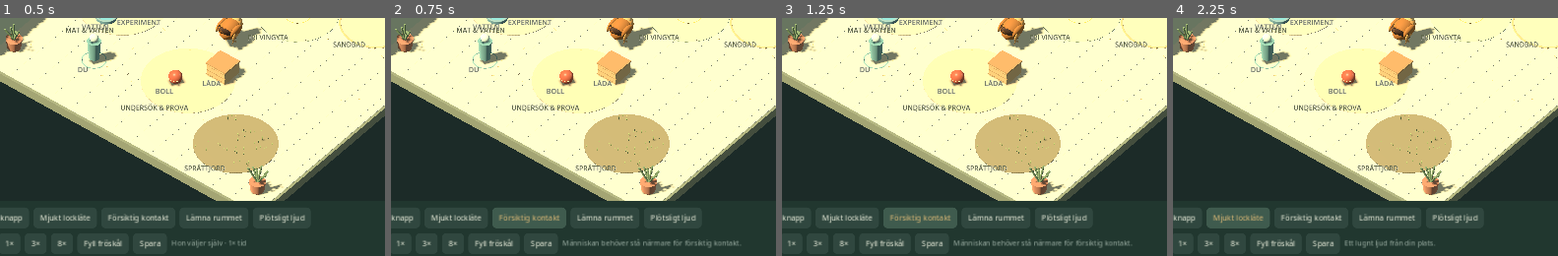
Above: before the commit, frames 1-4 (left to right).
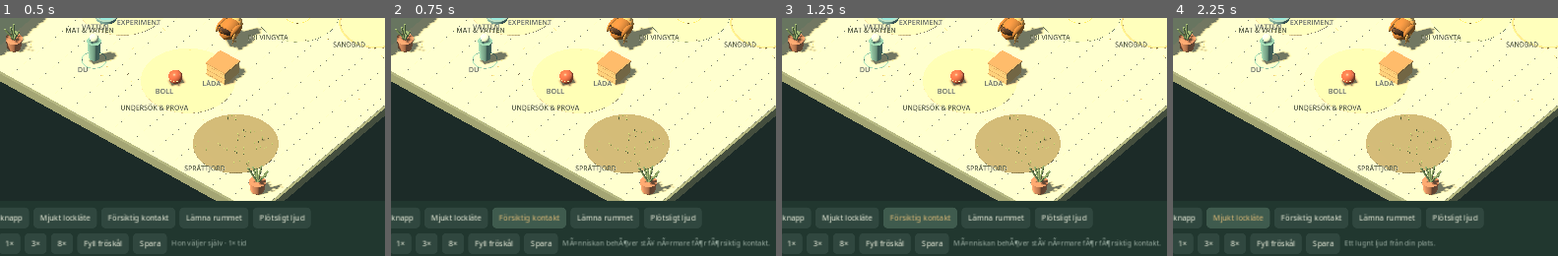
Above: after the commit, the same moments.

Repository: jonathanschonstrom/AlmaTheHen
Game: Godot game, scene res://main.tscn
The game is run twice, just before and just after one commit, with the same random seed, the same clock (stepped at 60 frames per second) and the same inputs.
Inputs:
- Up to frame 1 (0.5 s): no input
- Up to frame 2 (0.75 s): click "Försiktig kontakt" at 0.5 s
- Up to frame 3 (1.25 s): no input
- Up to frame 4 (2.25 s): click "Tryck gul knapp" at 1.25 s; click "Mjukt lockläte" at 2 s
The pictures show only the part of the screen within x 7-57%, y 46-95%; the shares and areas given below are measured in that part.

Frame 1 is identical in both runs. In frame 2, 0.5% of the frame differs, in the area x 46-98%, y 92-97%; in frame 3, 0.5%; in frame 4, less than 0.1%.

Commit message:
Preserve hen_share across individual restore

Diff:
--- a/scripts/cognition/agent.gd
+++ b/scripts/cognition/agent.gd
@@ -28,7 +28,7 @@
 var action_duration = 0.0
 var target_position = Vector3.ZERO
 var last_actions = {}
-var thought = "Vad finns här?"
+var thought = "Vad finns hÃ¤r?"
 var sense_clock = 0.0
 var last_sound_sequence = 0
 var velocity_y = 0.0
@@ -124,8 +124,8 @@
 			var effects = body.drive_effects(before)
 			relationship.trust = maxf(0, relationship.trust - 0.06)
 			relationship.negative += 1
-			memory.add_episode({"time": age, "target": event.source, "action": "heard", "outcome": "Ett plötsligt ljud gjorde mig rädd.", "reward": -0.5, "position": vec(position), "effects": effects, "outcomes": {"threat": event.intensity}})
-			thought = "Oj. Bort från ljudet."
+			memory.add_episode({"time": age, "target": event.source, "action": "heard", "outcome": "Ett plÃ¶tsligt ljud gjorde mig rÃ¤dd.", "reward": -0.5, "position": vec(position), "effects": effects, "outcomes": {"threat": event.intensity}})
+			thought = "Oj. Bort frÃ¥n ljudet."
 		elif event.source == "o8" and position.distance_to(event.position) < 2.5:
 			body.apply_outcome({"social_contact": 0.05, "calming": 0.03})
 			relationship.trust = minf(1, relationship.trust + 0.012)
@@ -134,13 +134,13 @@
 func select_action() -> void:
 	if neural_control_enabled:
 		if not neural_selection_ready or neural_selected_family.is_empty():
-			thought = "Väntar på NeuralBrain."
+			thought = "VÃ¤ntar pÃ¥ NeuralBrain."
 			return
 		var family = neural_selected_family
 		neural_selection_ready = false
 		current = neural_actuator.resolve(self, family)
 		if current.is_empty():
-			thought = "NeuralBrain valde %s men inget aktuellt mål kunde utföras." % family
+			thought = "NeuralBrain valde %s men inget aktuellt mÃ¥l kunde utfÃ¶ras." % family
 			return
 		current["neural_request_id"] = neural_request_id
 		neural_last_actuation = {
@@ -196,7 +196,7 @@
 		begin_act()
 		return
 	if phase_time > 18.0 + personality.persistence * 10.0:
-		finish({"outcomes": {}, "success": false, "outcome": "Vägen fram fungerade inte. Jag provar något annat.", "donor": ""})
+		finish({"outcomes": {}, "success": false, "outcome": "VÃ¤gen fram fungerade inte. Jag provar nÃ¥got annat.", "donor": ""})
 		return
 	heading = heading.lerp(delta.normalized(), minf(1, dt * 6)).normalized()
 	var speed = 1.6 if current.action == "flee" else 0.73
@@ -219,10 +219,10 @@
 		velocity_y = 1.4 if ascent_powered else 2.8
 		trial_height = 0
 		trial_start = position
-		thought = "Provar att nå träytan och landa."
+		thought = "Provar att nÃ¥ trÃ¤ytan och landa."
 		return
 	if current.action == "wings" and not world.practice_clear(position):
-		finish({"outcomes": {}, "success": false, "outcome": "För trångt här. Jag behöver fri mark för vingförsöket.", "donor": ""})
+		finish({"outcomes": {}, "success": false, "outcome": "FÃ¶r trÃ¥ngt hÃ¤r. Jag behÃ¶ver fri mark fÃ¶r vingfÃ¶rsÃ¶ket.", "donor": ""})
 		return
 	if current.action in ["hop", "wings"]:
 		velocity_y = 1.4 if current.action == "wings" else 2.0
@@ -255,11 +255,11 @@
 		velocity_y = 0
 		phase = "act"
 		phase_time = 0
-		thought = "Fötterna fick fäste. Här kan jag sitta och se mig om."
+		thought = "FÃ¶tterna fick fÃ¤ste. HÃ¤r kan jag sitta och se mig om."
 		return
 	if position.y <= 0 and phase_time > 0.15:
 		last_perch_attempts[current.target] = float(learning.flight.best_height)
-		finish({"outcomes": {"physical_effort": 0.035, "sensory_stimulation": 0.02}, "success": false, "outcome": "Försöket nådde %.0f cm. Pinnen var för hög att landa på." % (trial_height * 100), "donor": ""})
+		finish({"outcomes": {"physical_effort": 0.035, "sensory_stimulation": 0.02}, "success": false, "outcome": "FÃ¶rsÃ¶ket nÃ¥dde %.0f cm. Pinnen var fÃ¶r hÃ¶g att landa pÃ¥." % (trial_height * 100), "donor": ""})
 
 func descend(dt: float) -> void:
 	var direction = Vector3(target_position.x - position.x, 0, target_position.z - position.z)
@@ -300,14 +300,14 @@
 	if current.action == "wings":
 		position.y = 0
 		learning.learn_flight(trial_height, trial_airtime, position.distance_to(trial_start))
-		outcome = {"outcomes": {"sensory_stimulation": 0.18, "phys …(112 unchanged characters)… : trial_height > 0.25, "outcome": "Vingförsök: %.0f cm höjd, %.2f s i luften." % [trial_height * 100, trial_airtime], "donor": ""}
+		outcome = {"outcomes": {"sensory_stimulation": 0.18, "phys …(112 unchanged characters)… : trial_height > 0.25, "outcome": "VingfÃ¶rsÃ¶k: %.0f cm hÃ¶jd, %.2f s i luften." % [trial_height * 100, trial_airtime], "donor": ""}
 	else:
 		# Verify contact again before an effect. No remote eating, drinking or manipulation.
 		if world.objects.has(current.target):
 			var obj = world.objects[current.target]
 			var separation = Vector2(obj.position.x, obj.position.z).distance_to(Vector2(position.x, position.z))
 			if not obj.active or separation > 1.0 or (current.action in ["eat", "drink"] and absf(position.y - obj.position.y) > 0.25):
-				finish({"outcomes": {}, "success": false, "outcome": "Föremålet var inte längre inom räckhåll.", "donor": ""})
+				finish({"outcomes": {}, "success": false, "outcome": "FÃ¶remÃ¥let var inte lÃ¤ngre inom rÃ¤ckhÃ¥ll.", "donor": ""})
 				return
 		if not current.get("context", "").is_empty():
 			# Observe the lamp at contact, before pressing it can change the signal.
@@ -373,9 +373,9 @@
 
 func touch() -> String:
 	if not world.objects.o8.active or position.distance_to(world.objects.o8.position) > 1.7:
-		return "Människan behöver stå närmare för försiktig kontakt."
+		return "MÃ¤nniskan behÃ¶ver stÃ¥ nÃ¤rmare fÃ¶r fÃ¶rsiktig kontakt."
 	var accepted = relationship.trust > 0.3
-	var text = "Lugn beröring. Den bekanta handen känns trygg." if accepted else "En obekant hand. Jag vill ha lite avstånd."
+	var text = "Lugn berÃ¶ring. Den bekanta handen kÃ¤nns trygg." if accepted else "En obekant hand. Jag vill ha lite avstÃ¥nd."
 	if accepted:
 		body.apply_outcome({"social_contact": 0.16, "calming": 0.05})
 	else:
@@ -410,14 +410,14 @@
 		current.clear()
 		phase = "idle"
 		phase_time = 0.0
-		thought = "NeuralBrain avbröt pågående handling för FLEE."
+		thought = "NeuralBrain avbrÃ¶t pÃ¥gÃ¥ende handling fÃ¶r FLEE."
 
 func neural_bridge_unavailable(message: String = "") -> void:
 	if not neural_control_enabled:
 		return
 	neural_selection_ready = false
 	if current.is_empty():
-		thought = "NeuralBrain är inte tillgänglig." if message.is_empty() else message
+		thought = "NeuralBrain Ã¤r inte tillgÃ¤nglig." if message.is_empty() else message
 
 func utility_shadow_family() -> String:
 	# Utility remains a diagnostic comparator in neural-control mode. Preserve
@@ -498,6 +498,7 @@
 func restore(data: Dictionary) -> void:
 	individual_id = data.get("individual_id", individual_id)
 	bird_name = data.get("name", "Alma")
+	hen_share = float(data.get("hen_share", hen_share))
 	age = float(data.get("age", 0))
 	position = unvec(data.get("position", [0, 0, 0]))
 	support_id = data.get("support_id", "")
@@ -517,7 +518,7 @@
 	rng.seed = int(data.get("rng_seed", "42"))
 	rng.state = int(data.get("rng_state", str(rng.state)))
 	current.clear()
-	thought = "Jag känner igen rummet."
+	thought = "Jag kÃ¤nner igen rummet."
 
 static func vec(v: Vector3) -> Array:
 	return [v.x, v.y, v.z]
--- a/tests/test_persistence_migration.gd
+++ b/tests/test_persistence_migration.gd
@@ -288,7 +288,7 @@
 	var world = _WorldScript.new()
 	var agent = _AgentScript.new(world, 606)
 	agent.learning.models = {"o3:push": {"count": 4, "effects": {"object_motion": 0.42}, "success": 0.75, "outcome": "rullade", "reward": 0.3, "error": 0.1}}
-	agent.learning.contexts = {"o5:peck@lamp_lit": {"count": 2, "effects": {"food_access": 0.6}, "success": 1.0, "outcome": "luckan Ã¶ppnades", "reward": 0.8, "error": 0.2}}
+	agent.learning.contexts = {"o5:peck@lamp_lit": {"count": 2, "effects": {"food_access": 0.6}, "success": 1.0, "outcome": "luckan ÃƒÂ¶ppnades", "reward": 0.8, "error": 0.2}}
 	agent.learning.skills = {"push": {"attempts": 5, "successes": 3}}
 	agent.learning.flight.timing = 0.61
 	agent.learning.flight.best_timing = 0.57
@@ -391,6 +391,7 @@
 	var source_agent = _AgentScript.new(source_world, 1201)
 	source_agent.individual_id = "alma-central-s12"
 	source_agent.bird_name = "Alma Persist"
+	source_agent.hen_share = 0.63
 	source_agent.age = 321.25
 	source_agent.position = Vector3(1.25, 0.0, -0.75)
 	source_agent.relationship.trust = 0.77
@@ -409,6 +410,8 @@
 	if not _check(restored_agent.individual_id == "alma-central-s12", "Scenario 12: individual_id changed"):
 		return false
 	if not _check(restored_agent.bird_name == "Alma Persist", "Scenario 12: bird name changed"):
+		return false
+	if not _check(is_equal_approx(float(restored_agent.hen_share), 0.63), "Scenario 12: hen_share changed"):
 		return false
 	if not _check(is_equal_approx(restored_agent.age, 321.25), "Scenario 12: age changed"):
 		return false
